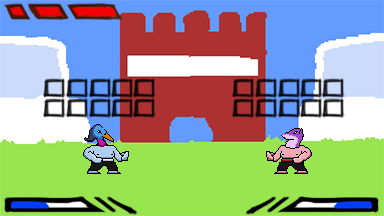
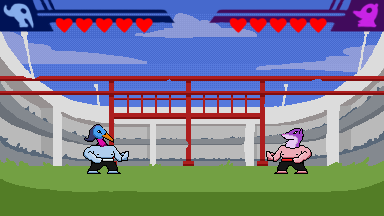
Two versions of the same layered image (w=384, h=216). Layer-by-layer changes:
added layer "Hearts copy" in group "Over" over [left=229, top=18, right=327, bottom=34]
added layer "Hearts" in group "Over" over [left=55, top=18, right=153, bottom=34]
added layer "Turkey Head" in group "Over" over [left=2, top=2, right=35, bottom=30]
added layer "Stout Head" in group "Over" over [left=352, top=2, right=379, bottom=28]
added layer "Layer 15 copy" in group "Over" over [left=0, top=0, right=384, bottom=33]
hid "Layer 14" over [left=3, top=2, right=123, bottom=22]
hid "Layer 12" over [left=3, top=195, right=380, bottom=215]
hid "Layer 8" over [left=42, top=77, right=346, bottom=119]
added layer "Background1" above "Layer 1" over [left=0, top=0, right=384, bottom=216]
hid "Layer 1" over [left=0, top=0, right=384, bottom=216]
